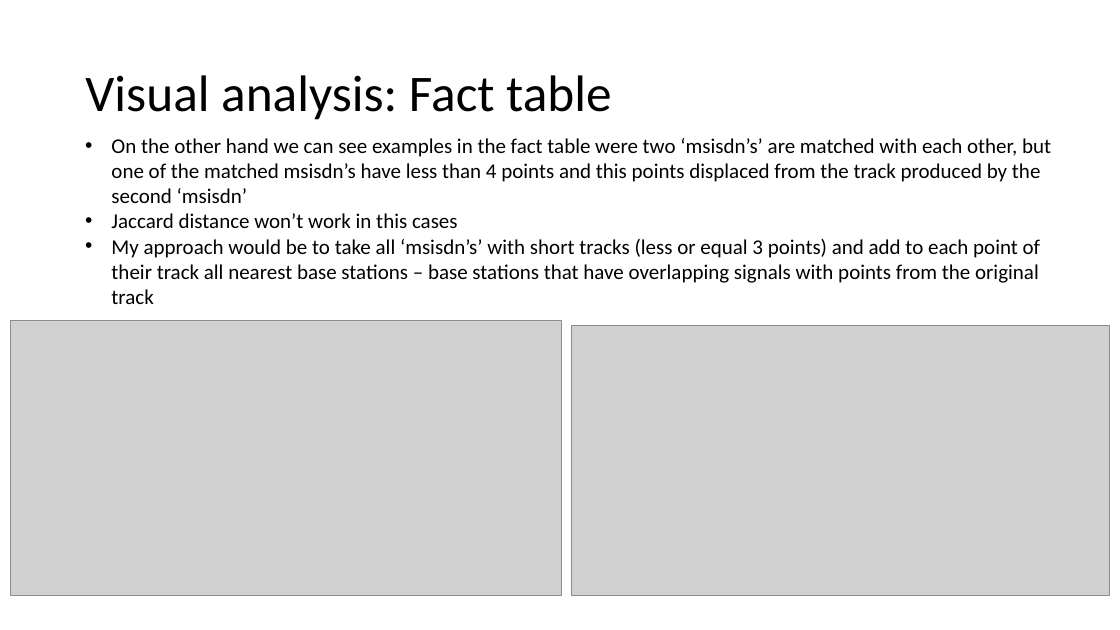
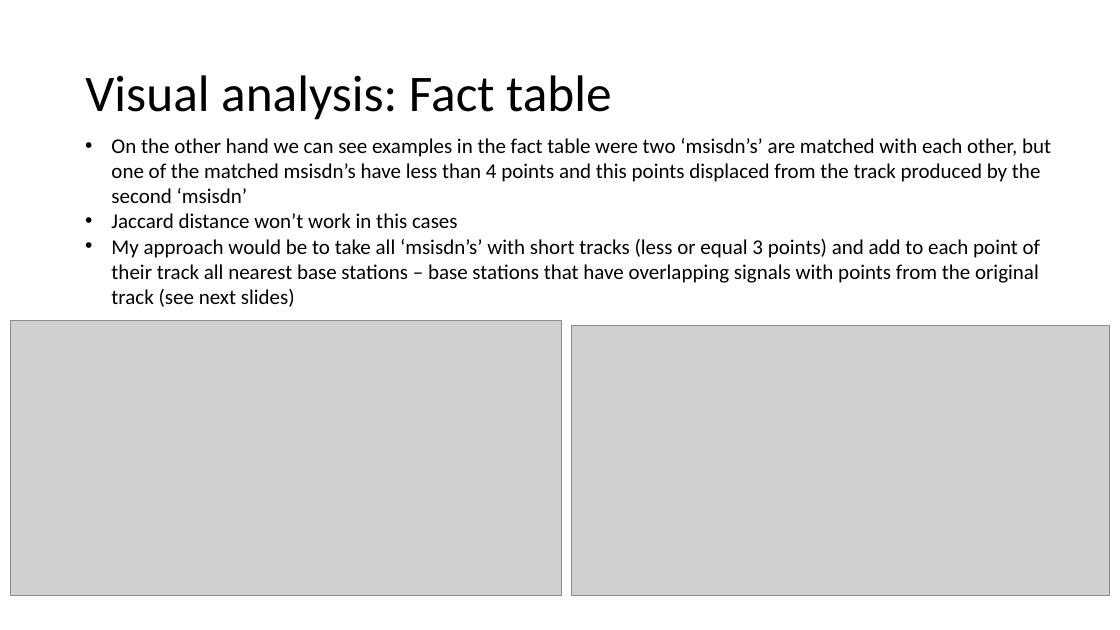
Before and after one commit to Sirorezka/Telecom_project, a slide deck: slide 10 of my_ppt.pptx (slide 9 before the commit). Drawn at 1120x630 pixels with LibreOffice and Linux fonts; fonts in the diff are those of the drawing; grey boxes stand for pictures. Boxes give left, top, right and bottom in pixels: in the first picture for what was removed or moved away, otherwise in the second. Text is boxed around its words. In the diff, an @@ line names an element or a change of style, - is before the commit and + after.

```diff
--- a/my_ppt.pptx
+++ b/my_ppt.pptx
@@ text at (111,239,1040,307): text changed @@
-• My approach would be to take all ‘msisdn’s’ with short tracks (less or equal 3 points) and add to each point of their track all nearest base stations – base stations that have overlapping signals with points from the original track
+• My approach would be to take all ‘msisdn’s’ with short tracks (less or equal 3 points) and add to each point of their track all nearest base stations – base stations that have overlapping signals with points from the original track (see next slides)
```
Also in this commit, not shown: 8 other slides changed, 2 slides added, 1 slide removed, 6 other files.
